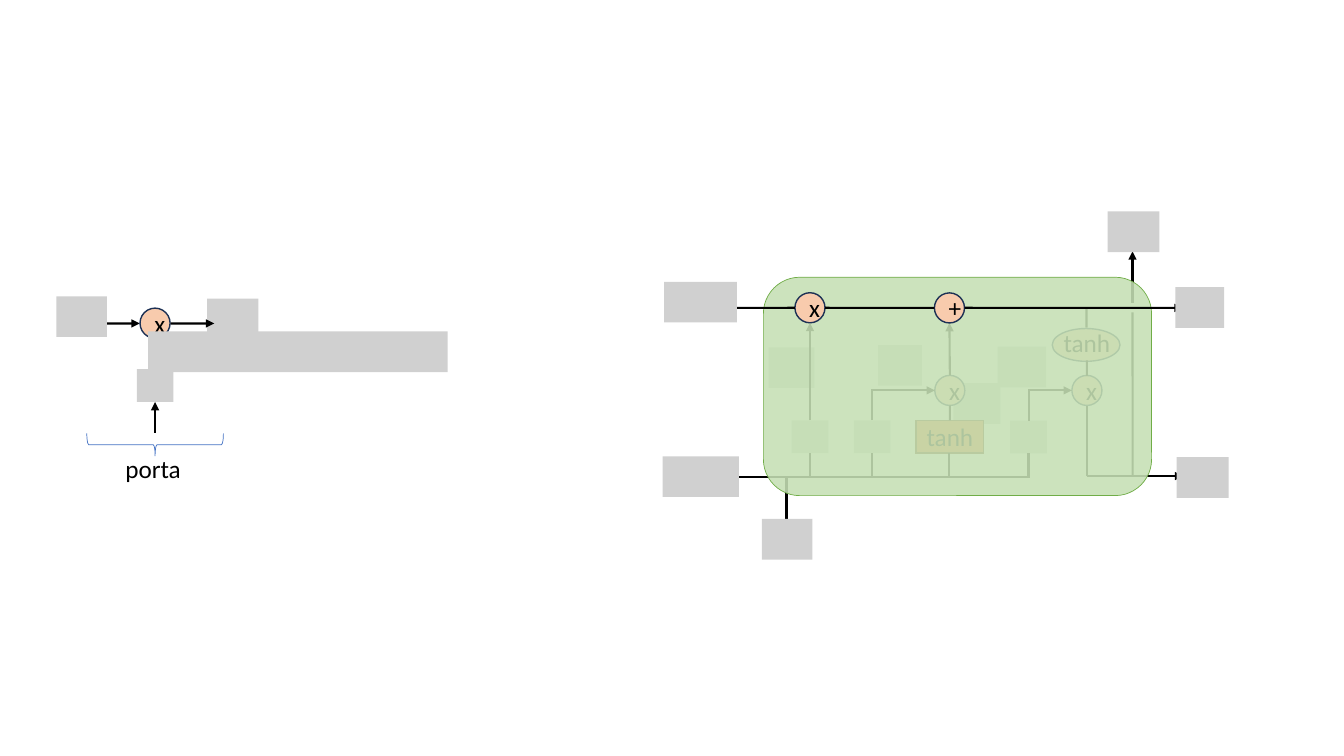
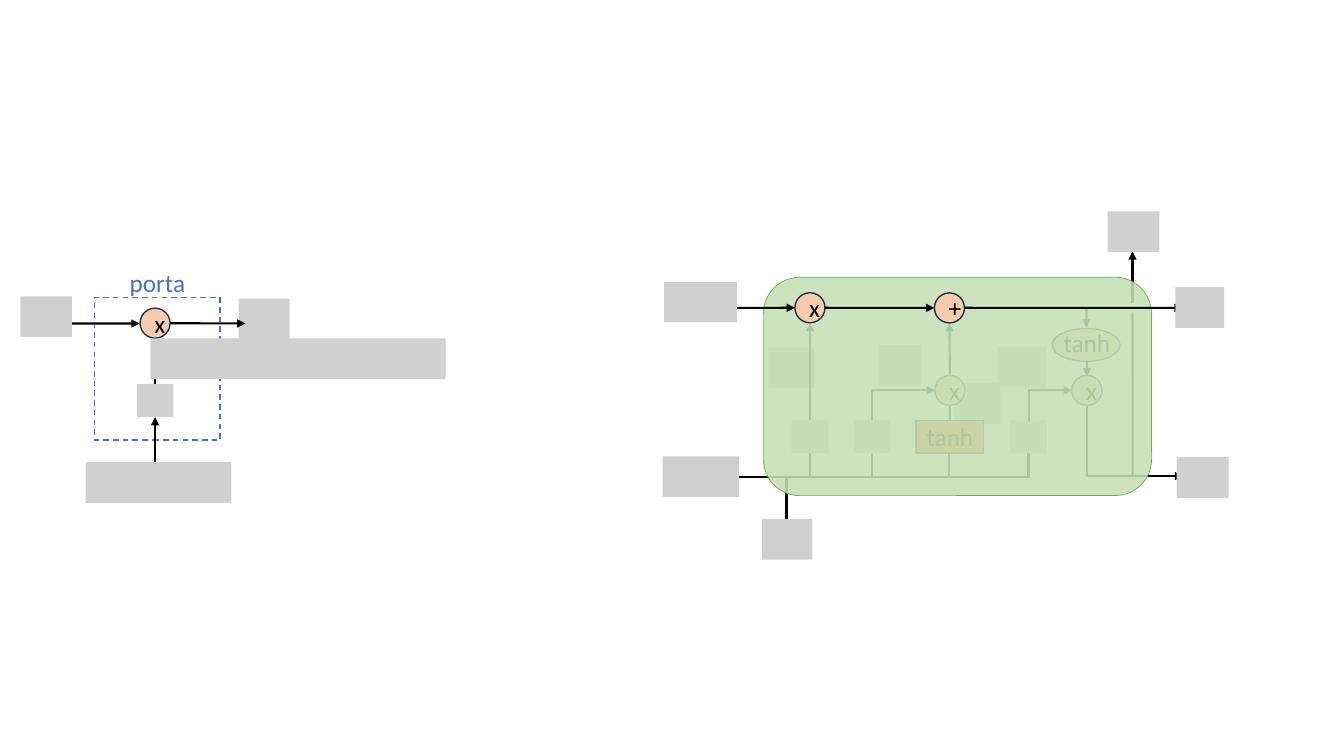
Before and after one commit to zz4fap/c24_inteligencia_artificial, a slide deck: slide 91 of slides/C24_RNN.pptx (slide 90 before the commit). Drawn at 1344x756 pixels with LibreOffice and Linux fonts; fonts in the diff are those of the drawing; grey boxes stand for pictures. Boxes give left, top, right and bottom in pixels: in the first picture for what was removed or moved away, otherwise in the second. Text is boxed around its words. In the diff, an @@ line names an element or a change of style, - is before the commit and + after.

```diff
--- a/slides/C24_RNN.pptx
+++ b/slides/C24_RNN.pptx
@@ text "porta": place and size @@
-text "porta" at <box>125,462,180,482</box>
+text "porta" at <box>130,276,185,298</box>
@@ text "porta" at <box>130,276,185,298</box>: text colour #000000 to #4472C4; alignment left to centre @@
@@ picture removed at <box>56,296,107,337</box> @@
@@ picture: place and size @@
-picture at <box>208,298,259,339</box>
+picture at <box>239,298,290,339</box>
@@ arrow moved from (96, 324) - (140, 324) to (69, 324) - (140, 324) @@
@@ arrow moved from (170, 324) - (215, 324) to (170, 324) - (246, 324) @@
@@ line (732, 308) - (796, 308): line to arrow @@
@@ line (826, 308) - (935, 309): line to arrow @@
@@ line (1087, 328) - (1087, 308): line to arrow @@
@@ picture: place and size @@
-picture at <box>148,332,448,372</box>
+picture at <box>150,339,446,379</box>
@@ picture: place and size @@
-picture at <box>137,369,173,402</box>
+picture at <box>137,384,173,417</box>
@@ line (1087, 376) - (1087, 361): line to arrow @@
@@ arrow moved from (155, 433) - (155, 402) to (155, 469) - (155, 417) @@
@@ right brace removed at <box>87,433,223,455</box> @@
@@ group added at <box>20,296,232,502</box>: 2 pictures, 1 rectangle, 1 arrow @@
```
Also in this commit, not shown: 13 other slides changed, 1 slide added, 1 other file.
